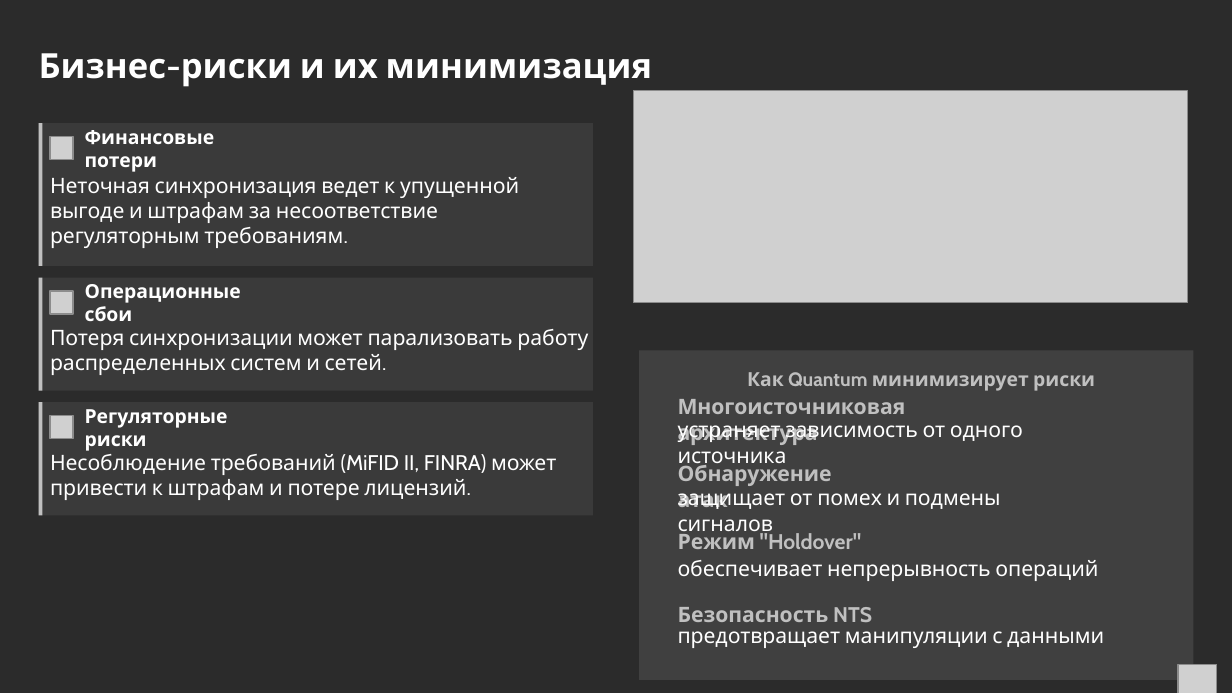
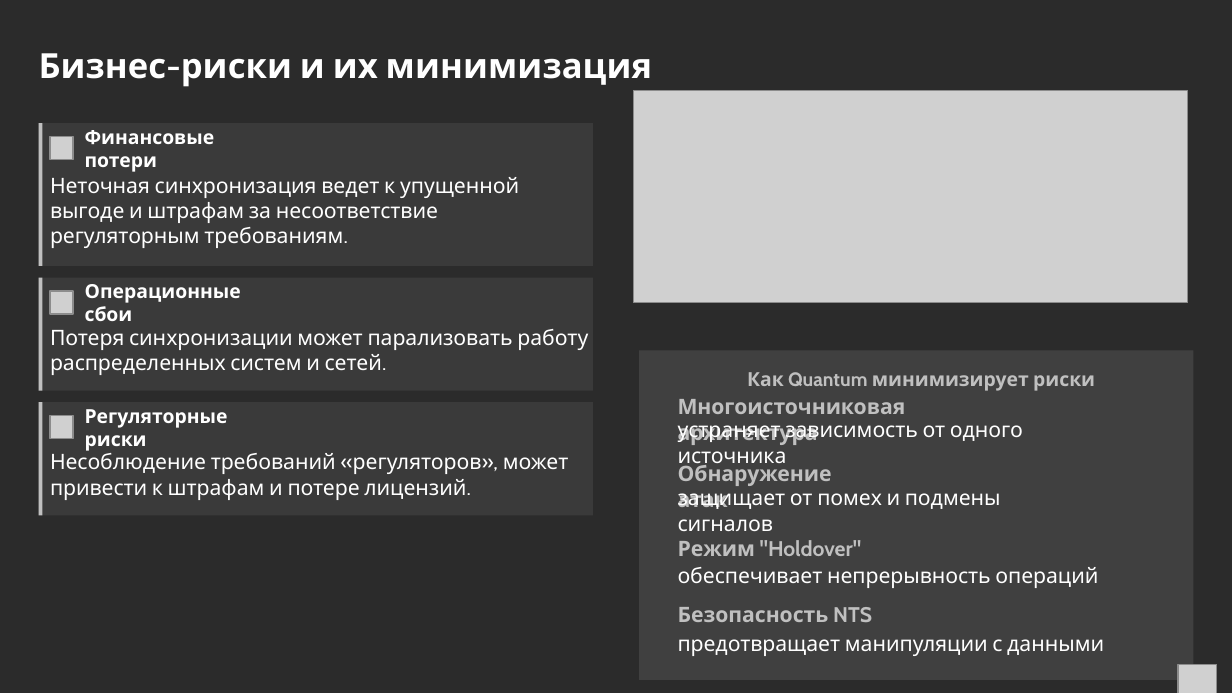
Before and after one commit to SiwaNetwork/QUANTUM, a slide deck: slide 2 of ДОКУМЕНТЫ/МАТЕРИАЛ СТАТЬИ/SHIWA_NETWORK_Quantum_Стратегическое_преимущество_в_обеспечении_надежной_синхронизации_времени_для_бизнеса.pptx. Drawn at 1232x693 pixels with LibreOffice and Linux fonts; fonts in the diff are those of the drawing; grey boxes stand for pictures; background and template pictures are left out; a plain dark background stands for a picture behind light text. Boxes give left, top, right and bottom in pixels: in the first picture for what was removed or moved away, otherwise in the second. Text is boxed around its words. In the diff, an @@ line names an element or a change of style, - is before the commit and + after.

```diff
--- a/ДОКУМЕНТЫ/МАТЕРИАЛ СТАТЬИ/SHIWA_NETWORK_Quantum_Стратегическое_преимущество_в_обеспечении_надежной_синхронизации_времени_для_бизнеса.pptx
+++ b/ДОКУМЕНТЫ/МАТЕРИАЛ СТАТЬИ/SHIWA_NETWORK_Quantum_Стратегическое_преимущество_в_обеспечении_надежной_синхронизации_времени_для_бизнеса.pptx
@@ text at [50,449,568,500]: text changed @@
-Несоблюдение требований (MiFID II, FINRA) может привести к штрафам и потере лицензий.
+Несоблюдение требований «регуляторов», может привести к штрафам и потере лицензий.
@@ 3 texts: place and size @@
-3 texts at [678,529,1104,648]
+3 texts at [678,540,1104,656]
```
Also in this commit, not shown: 3 other slides changed, 8 other files.
